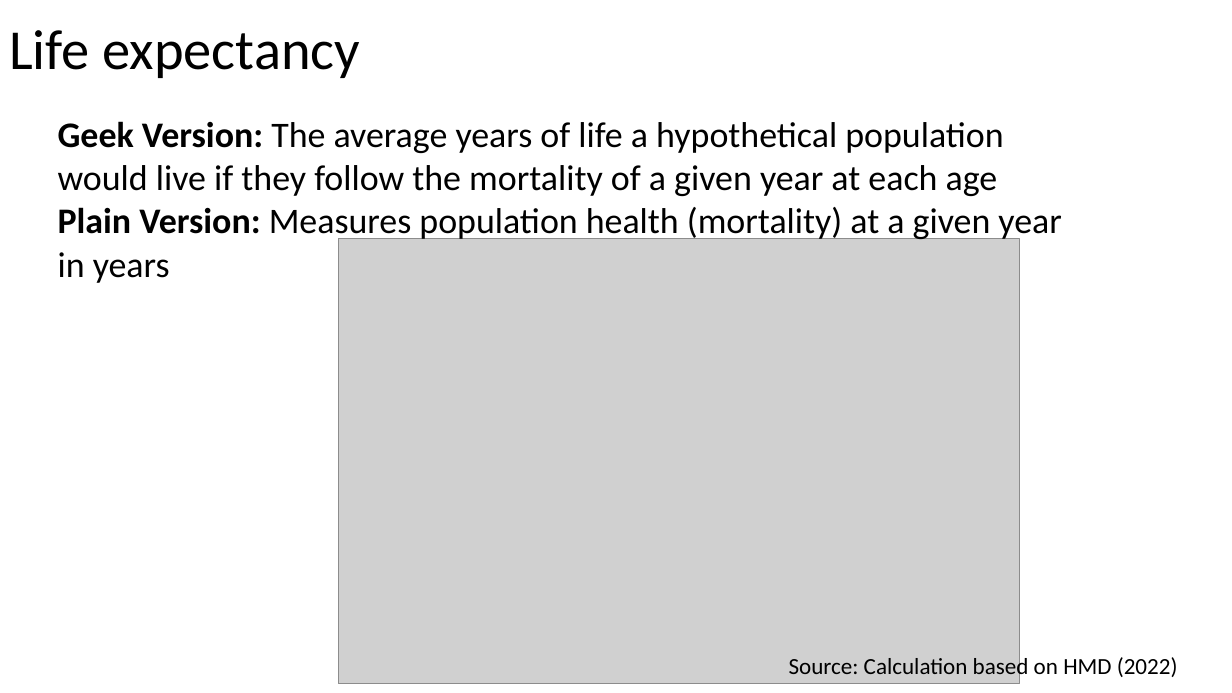
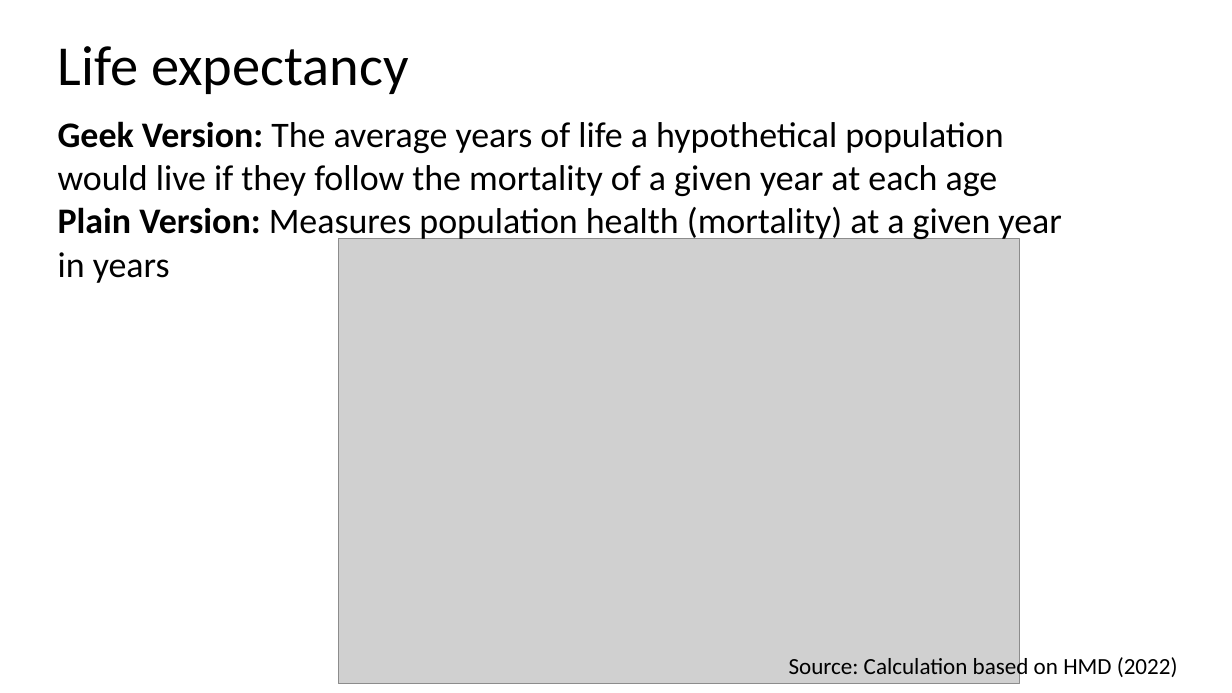
Before and after one commit to WenSu221/Gompertz_Decomp, a slide deck: slide 2 of What Changes in Life expectancy reveals about US.pptx. Drawn at 1232x693 pixels with LibreOffice and Linux fonts; fonts in the diff are those of the drawing; grey boxes stand for pictures. Boxes give left, top, right and bottom in pixels: in the first picture for what was removed or moved away, otherwise in the second. Text is boxed around its words. In the diff, an @@ line names an element or a change of style, - is before the commit and + after.

```diff
--- a/What Changes in Life expectancy reveals about US.pptx
+++ b/What Changes in Life expectancy reveals about US.pptx
@@ title "Life expectancy": place and size @@
-title "Life expectancy" at (9, 30, 361, 78)
+title "Life expectancy" at (58, 46, 409, 94)
```
Also in this commit, not shown: 5 other slides changed, 1 other file.
